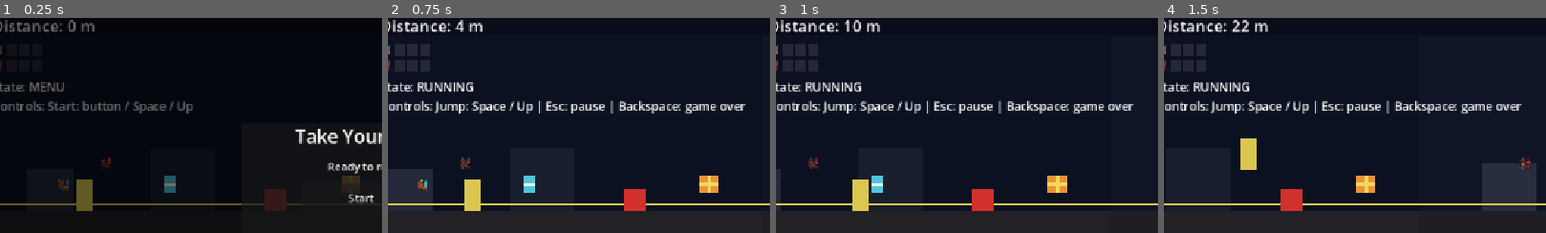
Above: before the commit, frames 1-4 (left to right).
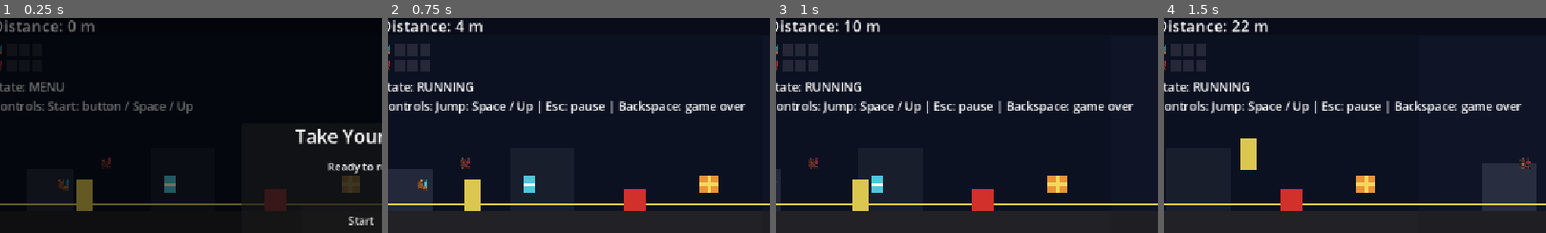
Above: after the commit, the same moments.

Repository: v-Kaefer/Take-Your-Pills
Game: Godot game, scene res://scenes/game/game.tscn
The game is run twice, just before and just after one commit, with the same random seed, the same clock (stepped at 60 frames per second) and the same inputs.
Inputs:
- Up to frame 1 (0.25 s): no input
- Up to frame 2 (0.75 s): click "Start" at 0.5 s
- Up to frame 3 (1 s): no input
- Up to frame 4 (1.5 s): hold Up from 1.28 s (still down)
The pictures show only the part of the screen within x 3-53%, y 11-61%; the shares and areas given below are measured in that part.

The runs differ from the first frame. In frame 1, 0.4% of the frame differs, in the area x 91-98%, y 81-97%; in frame 2, nothing differs; in frame 3, nothing differs; in frame 4, nothing differs.

Commit message:
feat: display highscore in main menu (US-26)

Diff:
--- a/scenes/game/hud.gd
+++ b/scenes/game/hud.gd
@@ -9,6 +9,7 @@
 @onready var pause_menu: Control = $PauseMenu
 @onready var game_over_menu: Control = $GameOverMenu
 @onready var start_button: Button = $MainMenu/Panel/VBoxContainer/StartButton
+@onready var menu_highscore_label: Label = $MainMenu/Panel/VBoxContainer/HighscoreLabel
 @onready var resume_button: Button = $PauseMenu/Panel/VBoxContainer/ResumeButton
 @onready var pause_restart_button: Button = $PauseMenu/Panel/VBoxContainer/RestartButton
 @onready var final_score_label: Label = $GameOverMenu/Panel/VBoxContainer/FinalScoreLabel
@@ -62,6 +63,7 @@
 
 func show_main_menu() -> void:
 	hide_menus()
+	_refresh_menu_highscore()
 	main_menu.show()
 
 
@@ -158,3 +160,12 @@
 	name_submitted.emit(player_name)
 	name_input_container.hide()
 	new_record_label.text = "RECORD SAVED!"
+
+
+func _refresh_menu_highscore() -> void:
+	var best_score := SaveManager.get_best_score()
+	var best_name := SaveManager.get_best_name()
+	if best_score > 0 and not best_name.is_empty():
+		menu_highscore_label.text = "Best: %s - %06d" % [best_name, best_score]
+	else:
+		menu_highscore_label.text = ""
--- a/scenes/game/hud.tscn
+++ b/scenes/game/hud.tscn
@@ -168,6 +168,12 @@
 text = "Ready to run"
 horizontal_alignment = 1
 
+[node name="HighscoreLabel" type="Label" parent="MainMenu/Panel/VBoxContainer"]
+layout_mode = 2
+theme_override_font_sizes/font_size = 14
+text = ""
+horizontal_alignment = 1
+
 [node name="StartButton" type="Button" parent="MainMenu/Panel/VBoxContainer"]
 custom_minimum_size = Vector2(180, 44)
 layout_mode = 2
